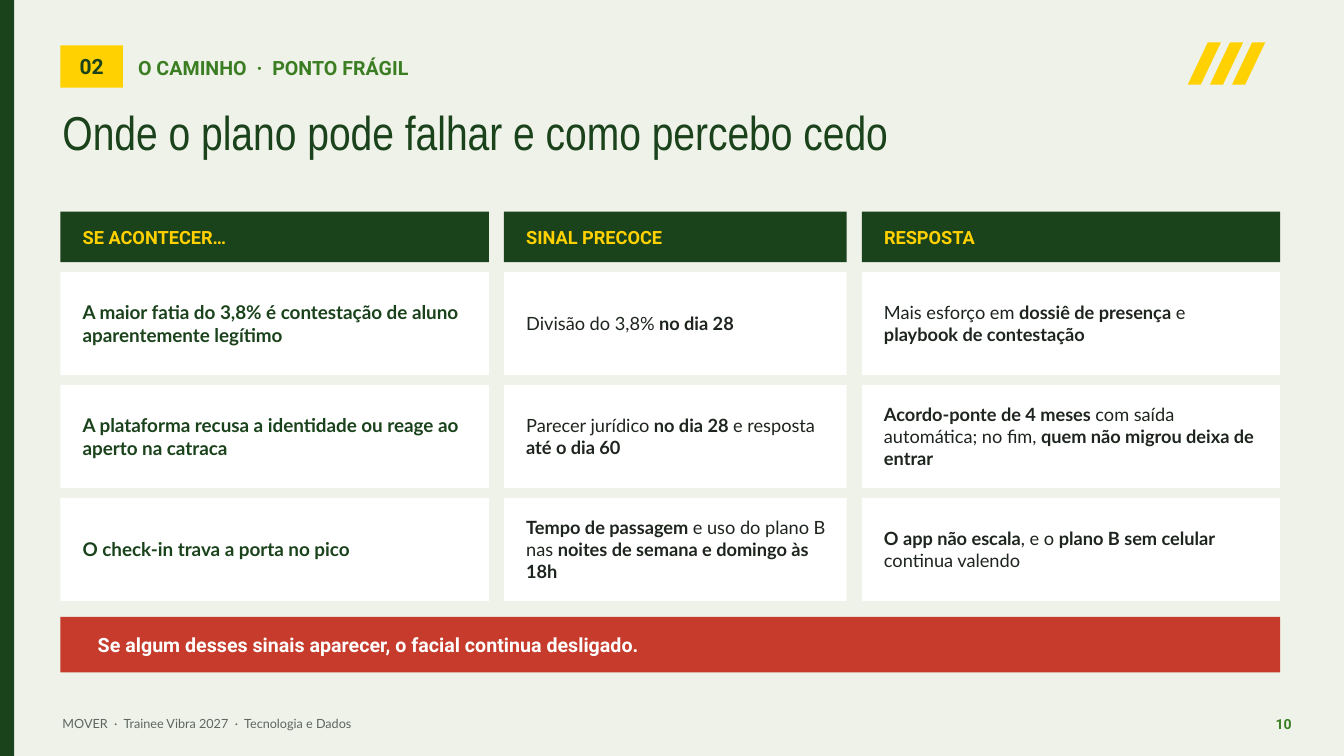
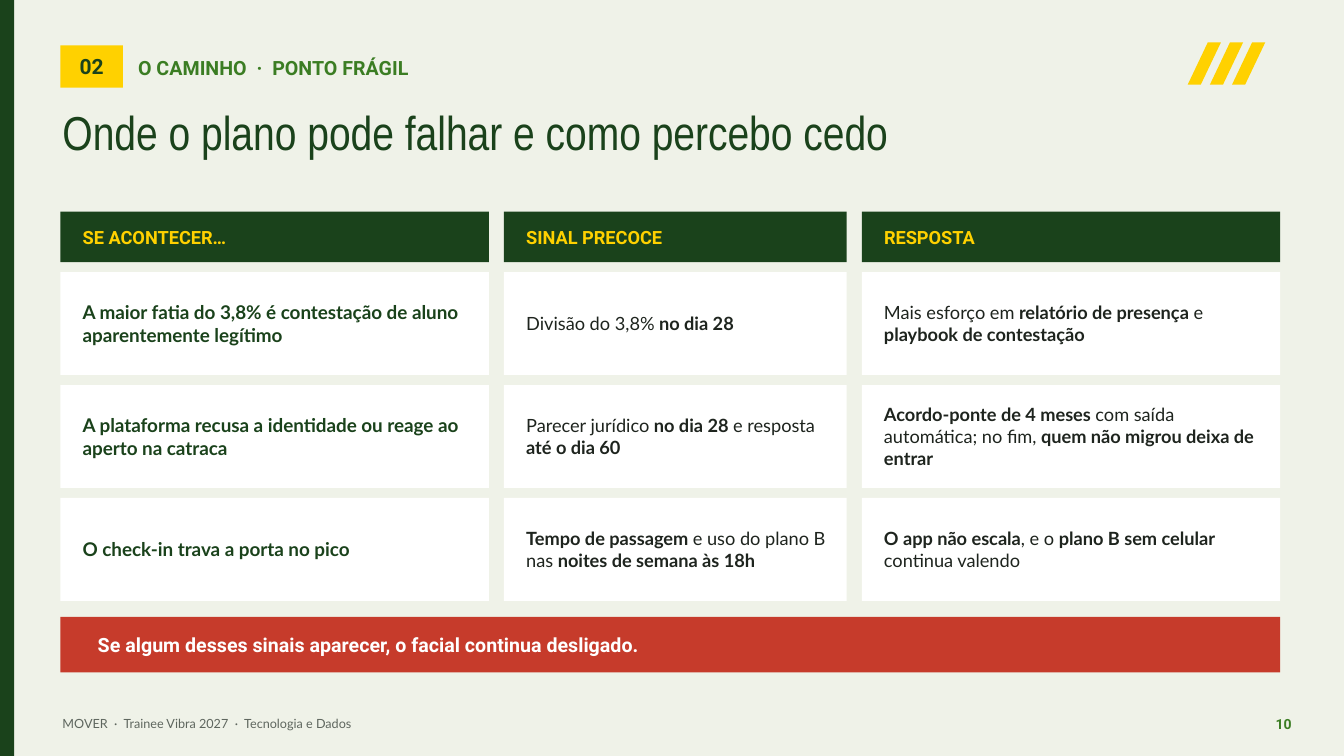
Before and after one commit to kauanchristofaro/Painel-Vibra-MOVER, a slide deck: slide 10 of MOVER_Apresentacao_Trainee_Vibra_v13.pptx. Drawn at 1344x756 pixels with LibreOffice and Linux fonts; fonts in the diff are those of the drawing. Boxes give left, top, right and bottom in pixels: in the first picture for what was removed or moved away, otherwise in the second. Text is boxed around its words. In the diff, an @@ line names an element or a change of style, - is before the commit and + after.

```diff
--- a/MOVER_Apresentacao_Trainee_Vibra_v13.pptx
+++ b/MOVER_Apresentacao_Trainee_Vibra_v13.pptx
@@ text at [884,305,1204,345]: text changed @@
-Mais esforço em dossiê de presença e playbook de contestação
+Mais esforço em relatório de presença e playbook de contestação
@@ text at [526,531,826,567]: text changed @@
-Tempo de passagem e uso do plano B nas noites de semana e domingo às 18h
+Tempo de passagem e uso do plano B nas noites de semana às 18h
```
Also in this commit, not shown: 5 other slides changed, 1 other file.
